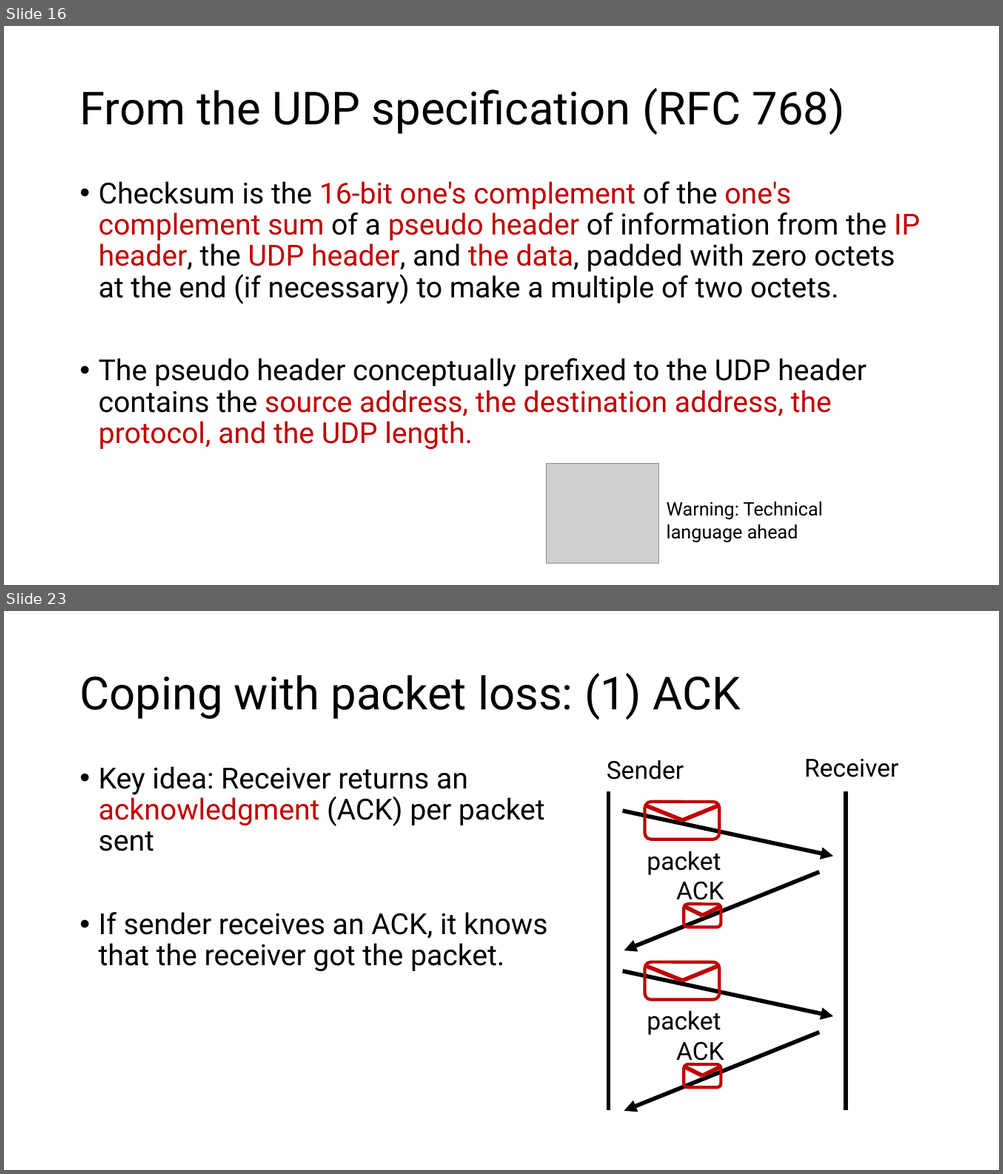
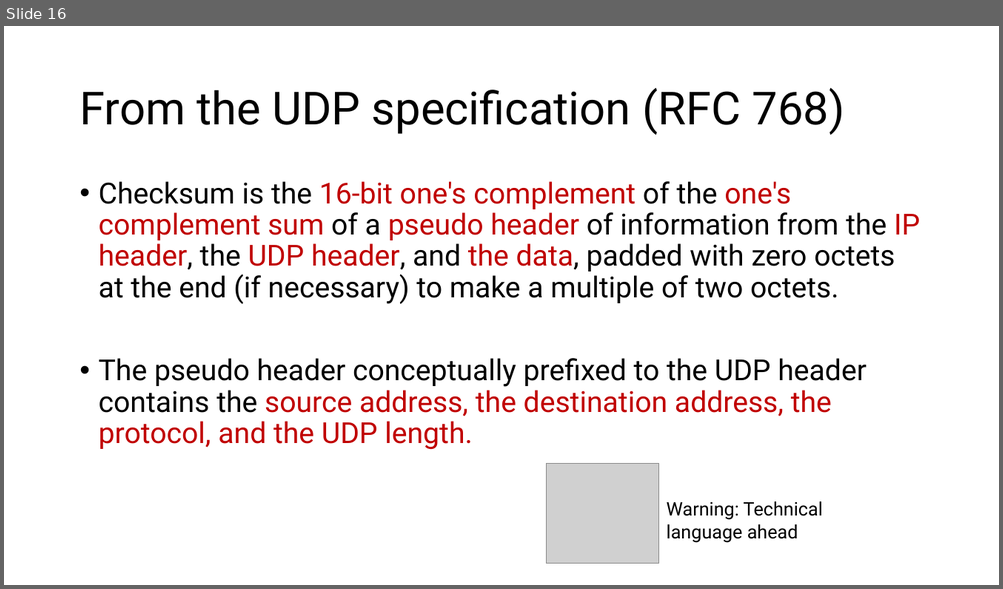
Before and after one commit to ngsrinivas/coursegen, a slide deck: ex/352-F24/staging/352-F24/lectures/12-tp-error-detection.pptx. Shown one above the other, each under a label of ours: slides 16 and 23 before the commit, slide 16 after it; the slides between them are not shown. The pictures are 1003x1174 and 1003x589 pixels, drawn with LibreOffice and Linux fonts; fonts in the diff are those of the drawing; grey boxes stand for pictures. Boxes give left, top, right and bottom in pixels: in the first picture for what was removed or moved away, otherwise in the second. Text is boxed around its words. In the diff, an @@ line names an element or a change of style, - is before the commit and + after.

```diff
--- a/ex/352-F24/staging/352-F24/lectures/12-tp-error-detection.pptx
+++ b/ex/352-F24/staging/352-F24/lectures/12-tp-error-detection.pptx
@@ slide 23 removed at [4,611,999,1170], background #FFFFFF @@
@@ title removed at [79,673,741,720] @@
-Coping with packet loss: (1) ACK
@@ text removed at [606,760,683,780] @@
-Sender
@@ text removed at [804,759,898,777] @@
-Receiver
@@ text removed at [99,766,547,971] @@
-• Key idea: Receiver returns an acknowledgment (ACK) per packet sent
-• If sender receives an ACK, it knows that the receiver got the packet.
@@ line removed from (609, 792) to (609, 1111) @@
@@ rounded rectangle removed at [645,802,720,840] @@
@@ line removed from (645, 805) to (683, 820) @@
@@ line removed from (683, 820) to (720, 805) @@
@@ line removed from (845, 792) to (845, 1111) @@
@@ arrow removed from (623, 811) to (833, 857) @@
@@ text removed at [646,851,720,875] @@
-packet
@@ arrow removed from (819, 872) to (624, 951) @@
@@ text removed at [676,881,724,906] @@
-ACK
@@ rounded rectangle removed at [684,904,721,927] @@
@@ line removed from (684, 906) to (703, 915) @@
@@ line removed from (703, 916) to (721, 906) @@
@@ rounded rectangle removed at [645,963,720,999] @@
@@ arrow removed from (623, 971) to (833, 1017) @@
@@ line removed from (645, 966) to (683, 981) @@
@@ line removed from (683, 981) to (720, 966) @@
@@ text removed at [646,1011,720,1035] @@
-packet
@@ arrow removed from (819, 1033) to (624, 1112) @@
@@ text removed at [676,1042,724,1066] @@
-ACK
@@ rounded rectangle removed at [684,1065,721,1088] @@
@@ line removed from (684, 1067) to (703, 1076) @@
@@ line removed from (703, 1076) to (721, 1067) @@
```
Also in this commit, not shown: 16 other slides removed, 4 other files.
